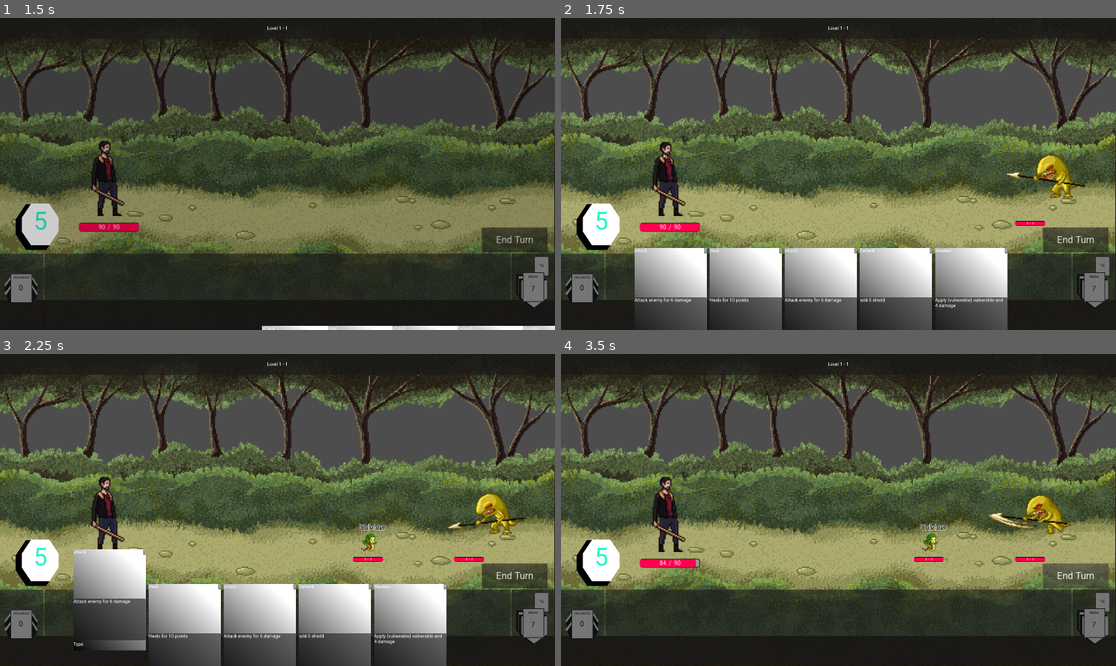
Above: before the commit, frames 1-4 (two rows, left to right).
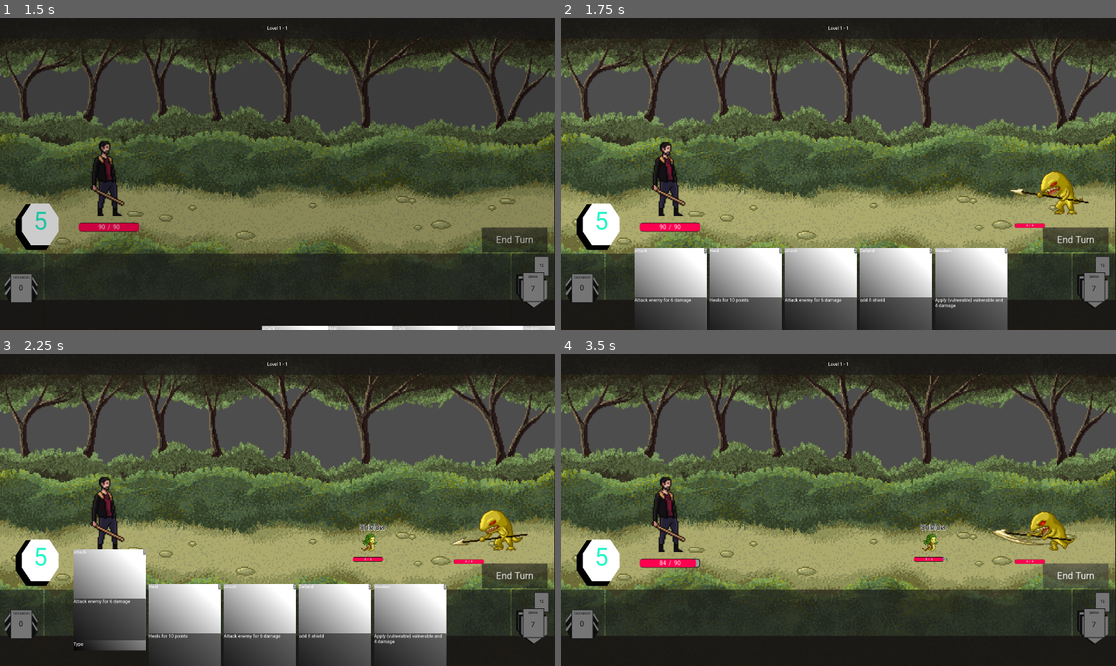
Above: after the commit, the same moments.

Repository: Leosten/card-game
Game: Godot game, scene res://main.tscn
Same seed, same stepped clock (60 frames per second), same inputs: the game is played once before the commit and once after it.
Inputs (mouse positions are in pixels of both pictures, inside the frame that each line leads up to):
- Up to frame 1 (1.5 s): click "Start" at 0.5 s; click "End Turn" at 1.25 s
- Up to frame 2 (1.75 s): no input
- Up to frame 3 (2.25 s): click (111, 634) at 2.02 s
- Up to frame 4 (3.5 s): click "End Turn" at 2.75 s

Frame 1 is identical in both runs. In frame 2, 1.1% of the frame differs, in the area x 80-96%, y 43-68%; in frame 3, 1.1%; in frame 4, 1.3%, in the area x 63-93%, y 45-68%.

Commit message:
fix level spawn

Diff:
--- a/Manager/stage_manager.gd
+++ b/Manager/stage_manager.gd
@@ -60,6 +60,12 @@
 		1:
 			return [[1,2]]
 		2:
+			return [[1,2],[1,1]]
+		3:
+			return [[1,1,2],[1,2,2]]
+		4:
+			return [[1,1,2],[1,1,1]]
+		5:
 			return [[1,2,2],[1,1]]
 	return []
 
--- a/View/Monsters/1/monster_1.tscn
+++ b/View/Monsters/1/monster_1.tscn
@@ -21,7 +21,7 @@
 
 [sub_resource type="RectangleShape2D" id="RectangleShape2D_ixagl"]
 resource_local_to_scene = true
-size = Vector2(203, 219)
+size = Vector2(206.5, 215.5)
 
 [sub_resource type="SpriteFrames" id="SpriteFrames_qosxv"]
 animations = [{
@@ -104,15 +104,18 @@
 offset_bottom = -181.0
 
 [node name="CollisionShape2D" parent="Area2D" parent_id_path=PackedInt32Array(886200655) index="0" unique_id=1799351193]
-position = Vector2(39, -14)
+position = Vector2(49, 29)
 shape = SubResource("RectangleShape2D_ixagl")
 
 [node name="MonsterPosition" parent="." index="2" unique_id=2049779721]
 offset_left = 18.0
 offset_right = 143.0
 
+[node name="CharacterStatsWindow" parent="." index="3" unique_id=1699102038]
+position = Vector2(-50, 51)
+
 [node name="AnimatedSprite2D" parent="." index="4" unique_id=535737693]
-position = Vector2(49, -121)
+position = Vector2(62, -64)
 scale = Vector2(3, 3)
 sprite_frames = SubResource("SpriteFrames_qosxv")
-animation = &"attack"
+animation = &"idle"
--- a/View/Monsters/Monster.tscn
+++ b/View/Monsters/Monster.tscn
@@ -57,6 +57,7 @@
 shape = SubResource("RectangleShape2D_ekkti")
 
 [node name="MonsterPosition" type="Label" parent="." unique_id=2049779721]
+visible = false
 offset_left = -49.0
 offset_top = -71.0
 offset_right = 69.0
--- a/battle.gd
+++ b/battle.gd
@@ -36,17 +36,19 @@
 
 	battle_state = GameManager.get_battle_state()
 	battle_state.player_stats.current_mana_changed.connect(on_mana_changed)
+
 	current_level = GameManager.current_level
 	current_stage = GameManager.current_stage
-
 	spawn_player_character()
-	load_stage_monsters()
-
+	current_level = GameManager.current_level
+	current_stage = GameManager.current_stage
+	new_stage()
 	start_battle()
-	#card_hand_hud.update_displayed_hand_cost(battle_state)
 
 func start_battle():
-	print("new battle current stage " , GameManager.current_stage, " - ", GameManager.current_level)
+	current_level = GameManager.current_level
+	current_stage = GameManager.current_stage
+	print("new battle current stage " , current_stage, " - ", current_level)
 	current_turn = 1
 	battle_state.replenish_player_mana()
 	level_display.text = "Level " + str(current_stage) + " - " + str(current_level)
@@ -55,6 +57,9 @@
 	spawn_level_monsters()
 	card_hand_hud.start_battle()
 	card_hand_hud.new_turn()
+
+func new_stage():
+	load_stage_monsters()
 
 func _process(delta: float) -> void:
 	pass
